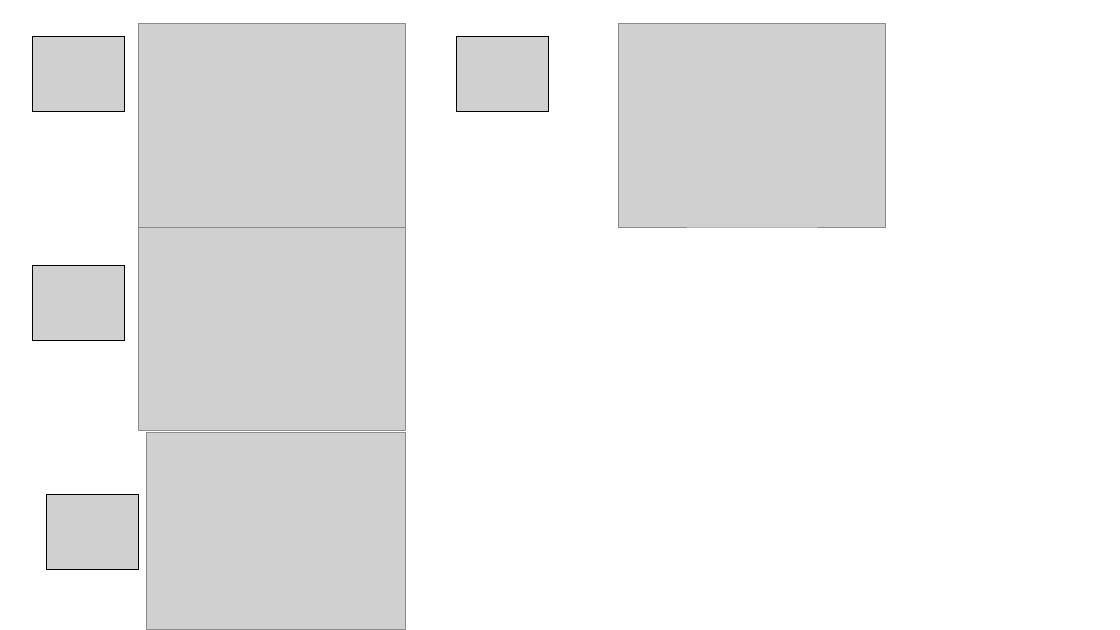
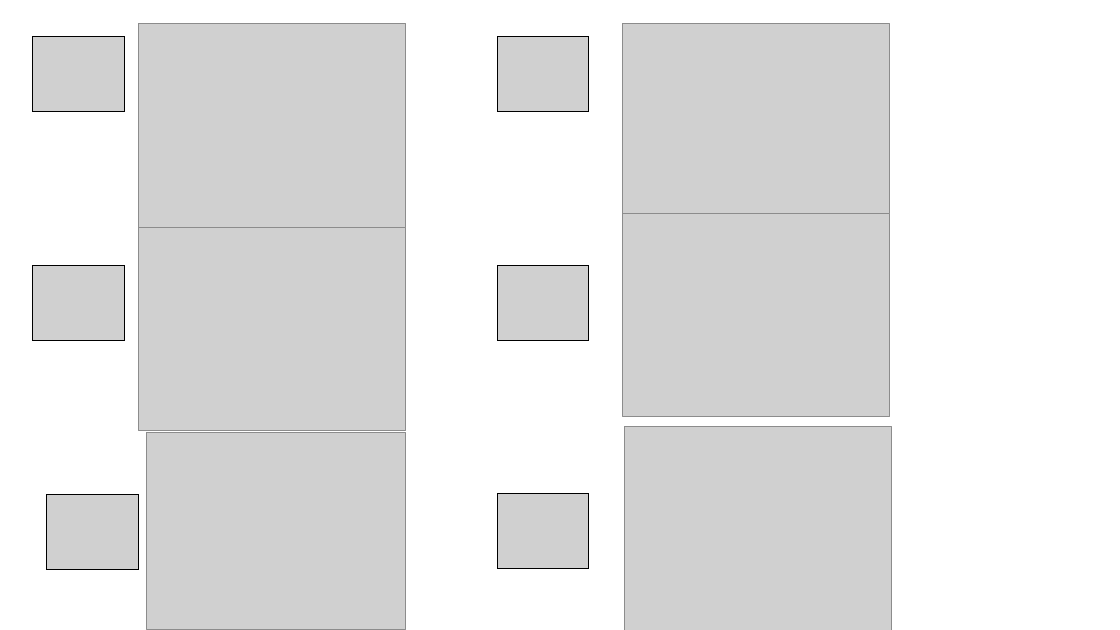
Before and after one commit to GryphonTorch/Quantum, a slide deck: slide 1 of Data/Open_model_experiments.pptx. Drawn at 1120x630 pixels with LibreOffice and Linux fonts; fonts in the diff are those of the drawing; grey boxes stand for pictures. Boxes give left, top, right and bottom in pixels: in the first picture for what was removed or moved away, otherwise in the second. Text is boxed around its words. In the diff, an @@ line names an element or a change of style, - is before the commit and + after.

```diff
--- a/Data/Open_model_experiments.pptx
+++ b/Data/Open_model_experiments.pptx
@@ picture: place and size @@
-picture at bbox=[619, 24, 886, 227]
+picture at bbox=[623, 24, 891, 227]
@@ picture: place and size @@
-picture at bbox=[457, 37, 549, 112]
+picture at bbox=[497, 37, 589, 112]
@@ picture added at bbox=[623, 213, 891, 417] @@
@@ picture added at bbox=[497, 266, 589, 340] @@
@@ picture added at bbox=[625, 427, 892, 630] @@
@@ picture added at bbox=[497, 494, 589, 569] @@
```
Also in this commit, not shown: 2 slides added, 4 other files.
